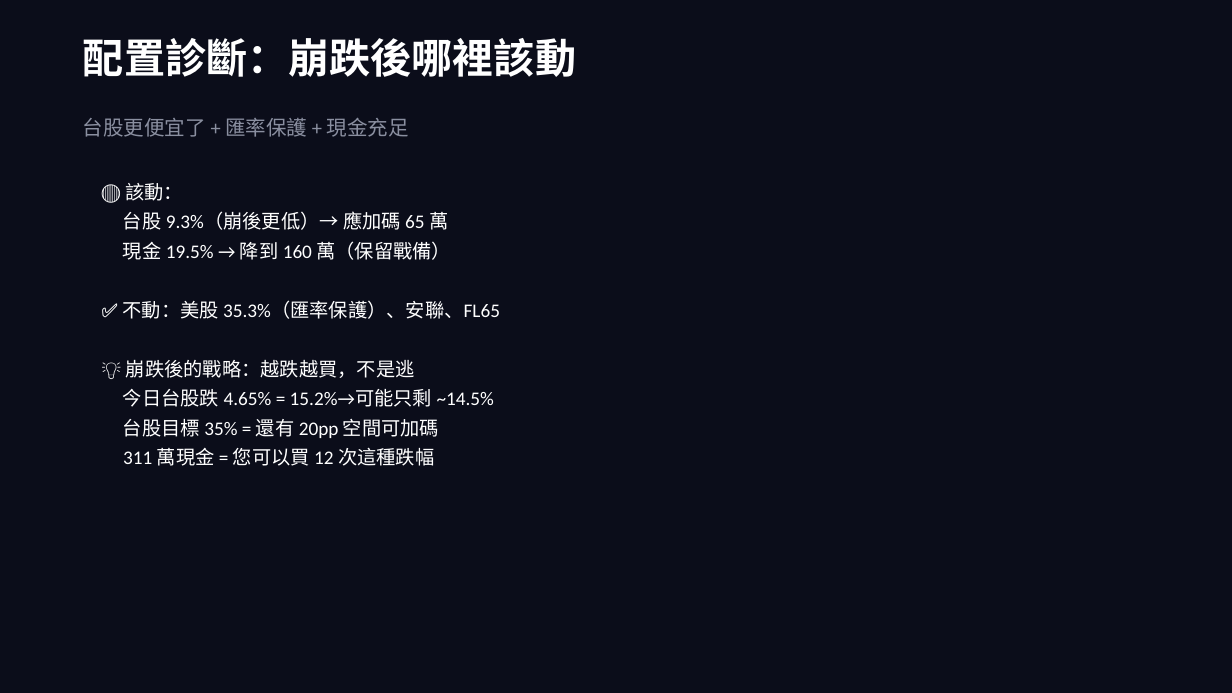
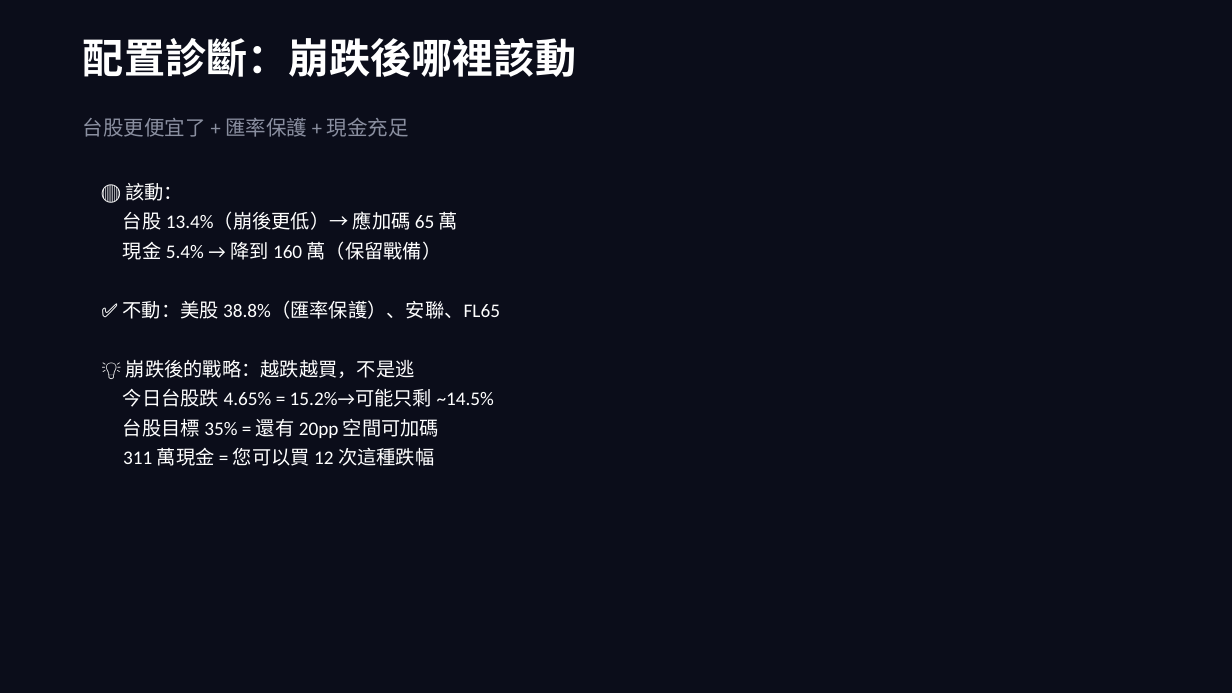
Before and after one commit to b0988321088/longjiu-dashboard-2, a slide deck: slide 7 of 大轉向資產配置策略_final.pptx. Drawn at 1232x693 pixels with LibreOffice and Linux fonts; fonts in the diff are those of the drawing. Boxes give left, top, right and bottom in pixels: in the first picture for what was removed or moved away, otherwise in the second. Text is boxed around its words. In the diff, an @@ line names an element or a change of style, - is before the commit and + after.

```diff
--- a/大轉向資產配置策略_final.pptx
+++ b/大轉向資產配置策略_final.pptx
@@ text at [123, 211, 500, 319]: text changed @@
-台股 9.3%（崩後更低）→ 應加碼 65 萬
-現金 19.5% → 降到 160 萬（保留戰備）
-✅ 不動：美股 35.3%（匯率保護）、安聯、FL65
+台股 13.4%（崩後更低）→ 應加碼 65 萬
+現金 5.4% → 降到 160 萬（保留戰備）
+✅ 不動：美股 38.8%（匯率保護）、安聯、FL65
```
Also in this commit, not shown: 26 other files.
